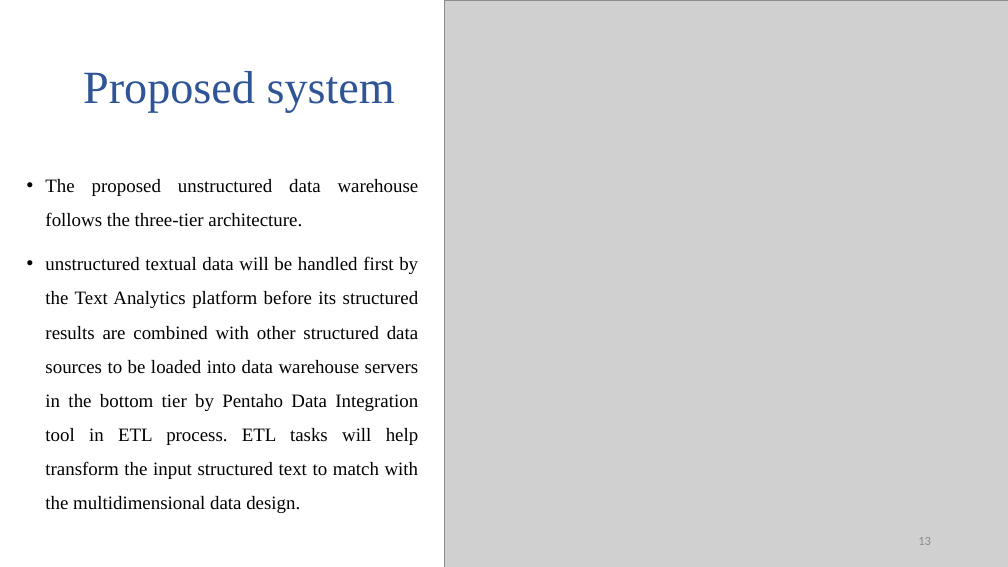
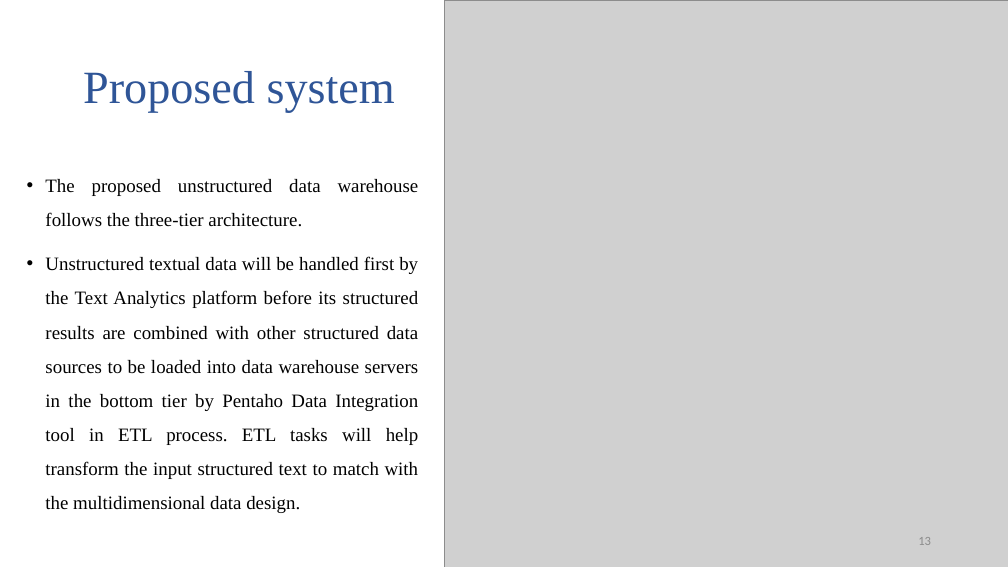
Before and after one commit to jim2832/Database-systems, a slide deck: slide 13 of 論文報告/A_New_Approach_to_Use_Big_Data_Tools_to_Substitute_Unstructured_Data_Warehouse.pptx. Drawn at 1008x567 pixels with LibreOffice and Linux fonts; fonts in the diff are those of the drawing; grey boxes stand for pictures. Boxes give left, top, right and bottom in pixels: in the first picture for what was removed or moved away, otherwise in the second. Text is boxed around its words. In the diff, an @@ line names an element or a change of style, - is before the commit and + after.

Commit message:
230414 update

```diff
--- a/論文報告/A_New_Approach_to_Use_Big_Data_Tools_to_Substitute_Unstructured_Data_Warehouse.pptx
+++ b/論文報告/A_New_Approach_to_Use_Big_Data_Tools_to_Substitute_Unstructured_Data_Warehouse.pptx
@@ text at [45,256,419,513]: text changed @@
-• unstructured textual data will be handled first by the Text Analytics platform before its structured results are combined with other structured data sources to be loaded into data warehouse servers in the bottom tier by Pentaho Data Integration tool in ETL process. ETL tasks will help transform the input structured text to match with the multidimensional data design.
+• Unstructured textual data will be handled first by the Text Analytics platform before its structured results are combined with other structured data sources to be loaded into data warehouse servers in the bottom tier by Pentaho Data Integration tool in ETL process. ETL tasks will help transform the input structured text to match with the multidimensional data design.
```
